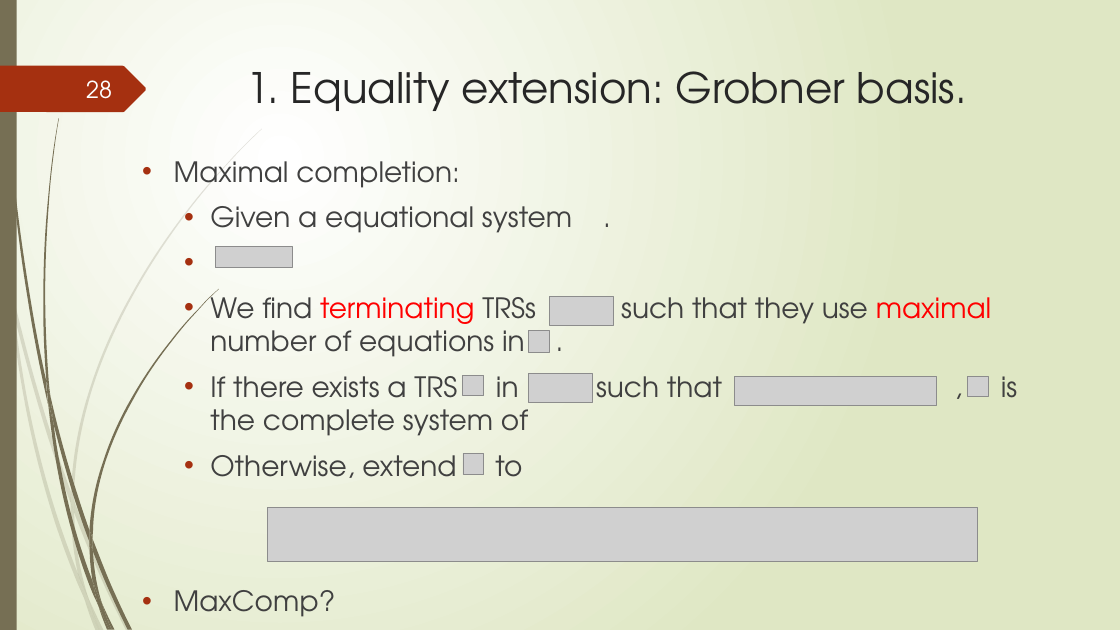
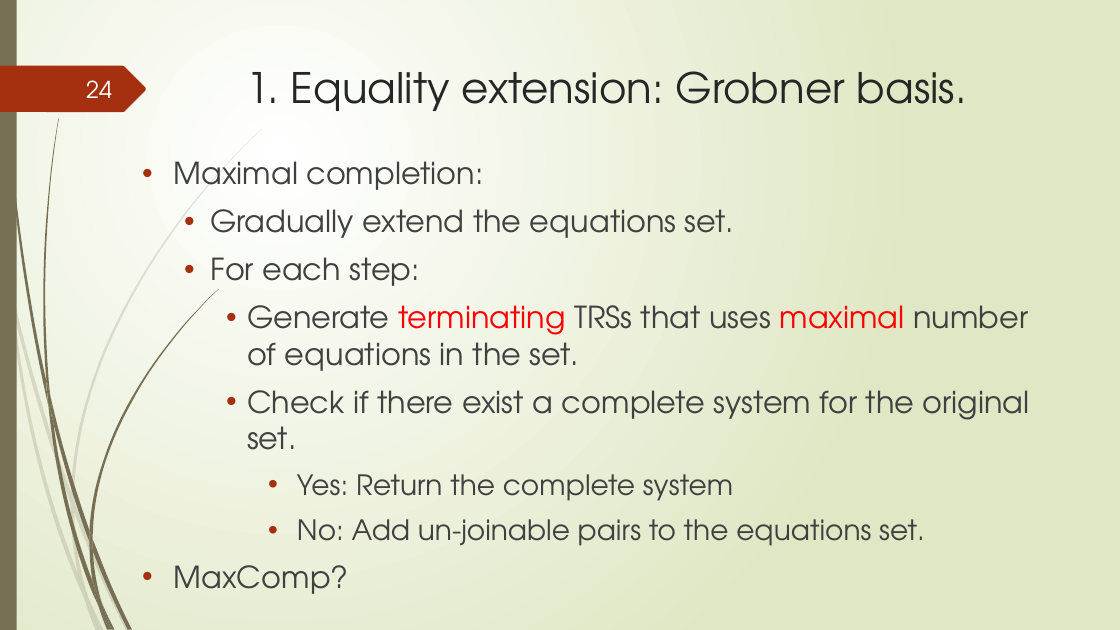
Before and after one commit to tungvx/raSAT, a slide deck: slide 24 of report/midterm.pptx (slide 28 before the commit). Drawn at 1120x630 pixels with LibreOffice and Linux fonts; fonts in the diff are those of the drawing; grey boxes stand for pictures; background and template pictures are left out. Boxes give left, top, right and bottom in pixels: in the first picture for what was removed or moved away, otherwise in the second. Text is boxed around its words. In the diff, an @@ line names an element or a change of style, - is before the commit and + after.

```diff
--- a/report/midterm.pptx
+++ b/report/midterm.pptx
@@ page number at box(86, 80, 112, 98): text changed @@
-28
+24
@@ text at box(174, 161, 483, 594): size 24 to 26 pt in "Maximal completion:", "MaxComp?" @@
@@ text at box(210, 209, 1030, 546): text changed; size 24 to 26 pt @@
-  • Given a equational system .
-  • We find terminating TRSs such that they use maximal number of equations in .
-  • If there exists a TRS in such that , is the complete system of
-  • Otherwise, extend to
+  • Gradually extend the equations set.
+  • For each step:
+    • Generate terminating TRSs that uses maximal number of equations in the set.
+    • Check if there exist a complete system for the original set.
+      • Yes: Return the complete system
+      • No: Add un-joinable pairs to the equations set.
@@ picture removed at box(215, 247, 292, 268) @@
@@ picture removed at box(549, 297, 613, 326) @@
@@ picture removed at box(528, 331, 549, 352) @@
@@ picture removed at box(463, 376, 484, 396) @@
@@ picture removed at box(528, 374, 592, 403) @@
@@ picture removed at box(734, 377, 937, 407) @@
@@ picture removed at box(968, 376, 989, 397) @@
@@ picture removed at box(463, 454, 484, 475) @@
@@ picture removed at box(268, 507, 978, 562) @@
```
Also in this commit, not shown: 11 other slides changed, 1 slide added, 5 slides removed.
